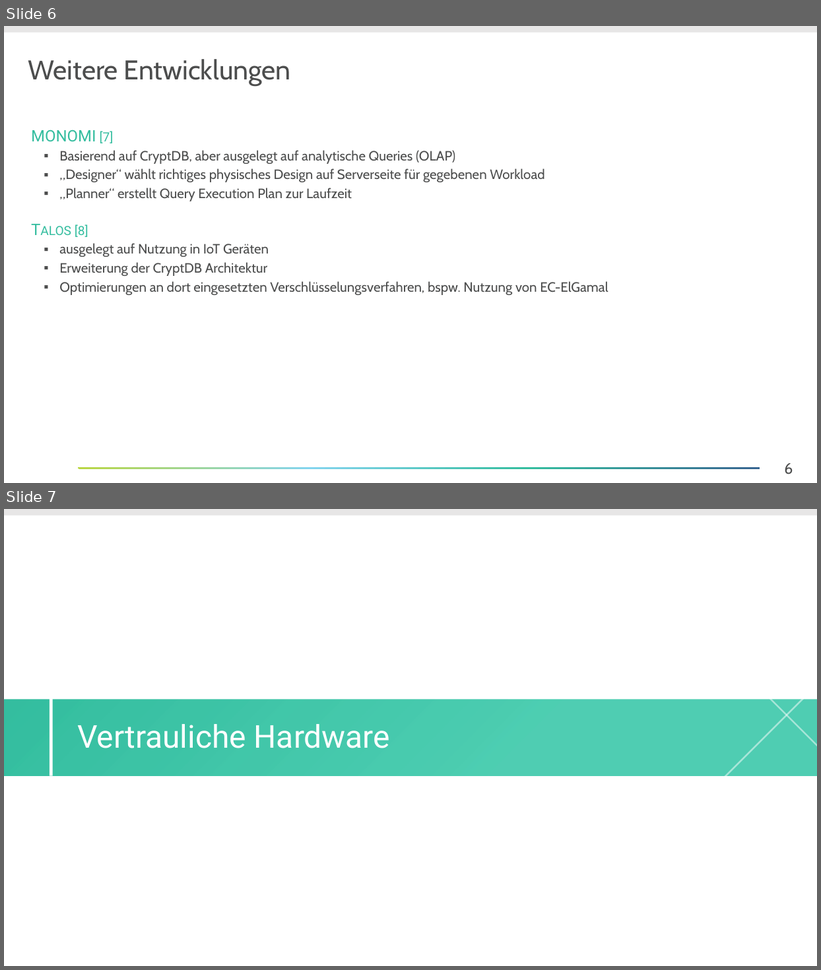
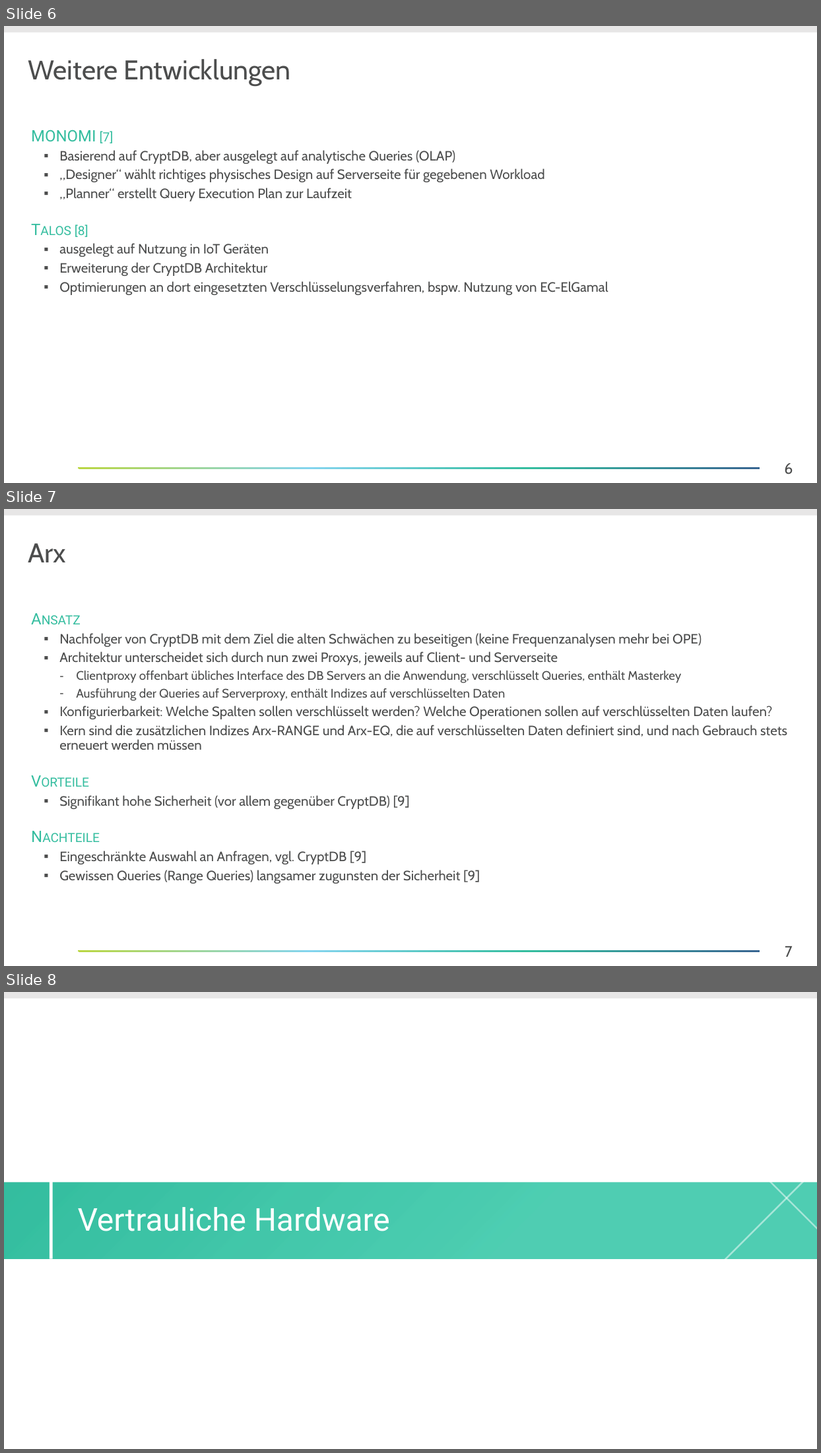
Before and after one commit to Lucku/bachelorthesis, a slide deck: Dokument/Entwürfe/02 Verwandte Arbeiten.pptx. Shown one above the other, each under a label of ours: slides 6 and 7 before the commit, slides 6, 7 and 8 after it. The pictures are 821x970 and 821x1453 pixels, drawn with LibreOffice and Linux fonts; fonts in the diff are those of the drawing; background and template pictures are left out. Boxes give left, top, right and bottom in pixels: in the first picture for what was removed or moved away, otherwise in the second. Text is boxed around its words. In the diff, an @@ line names an element or a change of style, - is before the commit and + after.

```diff
--- a/Dokument/Entwürfe/02 Verwandte Arbeiten.pptx
+++ b/Dokument/Entwürfe/02 Verwandte Arbeiten.pptx
@@ slide 7 added at (4, 509, 817, 966), background #FFFFFF; not listed: 3 template elements that a slide beside it also shows @@
@@ title added at (28, 543, 66, 562), 24 pt, text #4C4D4D @@
+Arx
@@ text added at (59, 633, 787, 884), 12 pt, text #4C4D4D @@
+  Ansatz
+  ▪ Nachfolger von CryptDB mit dem Ziel die alten Schwächen zu beseitigen (keine Frequenzanalysen mehr bei OPE)
+  ▪ Architektur unterscheidet sich durch nun zwei Proxys, jeweils auf Client- und Serverseite
+    ‑ Clientproxy offenbart übliches Interface des DB Servers an die Anwendung, verschlüsselt Queries, enthält Masterkey
+    ‑ Ausführung der Queries auf Serverproxy, enthält Indizes auf verschlüsselten Daten
+  ▪ Konfigurierbarkeit: Welche Spalten sollen verschlüsselt werden? Welche Operationen sollen auf verschlüsselten Daten laufen?
+  ▪ Kern sind die zusätzlichen Indizes Arx-RANGE und Arx-EQ, die auf verschlüsselten Daten definiert sind, und nach Gebrauch stets erneuert werden müssen
+  Vorteile
+  ▪ Signifikant hohe Sicherheit (vor allem gegenüber CryptDB) [9]
+  Nachteile
+  ▪ Eingeschränkte Auswahl an Anfragen, vgl. CryptDB [9]
+  ▪ Gewissen Queries (Range Queries) langsamer zugunsten der Sicherheit [9]
@@ what was slide 7 is now slide 8 @@
```
Also in this commit, not shown: 2 slides changed, 1 other slide added, 12 other files.
